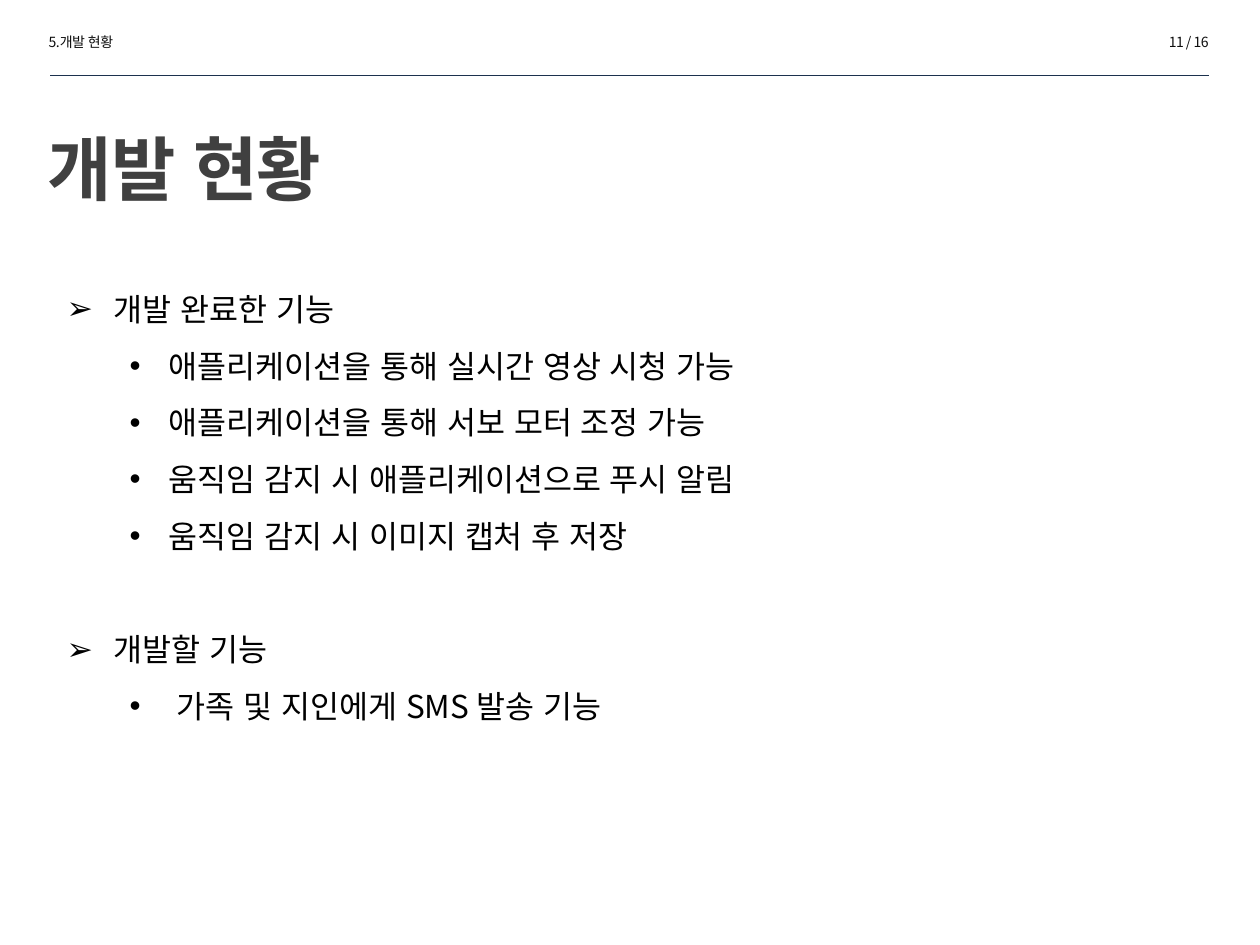
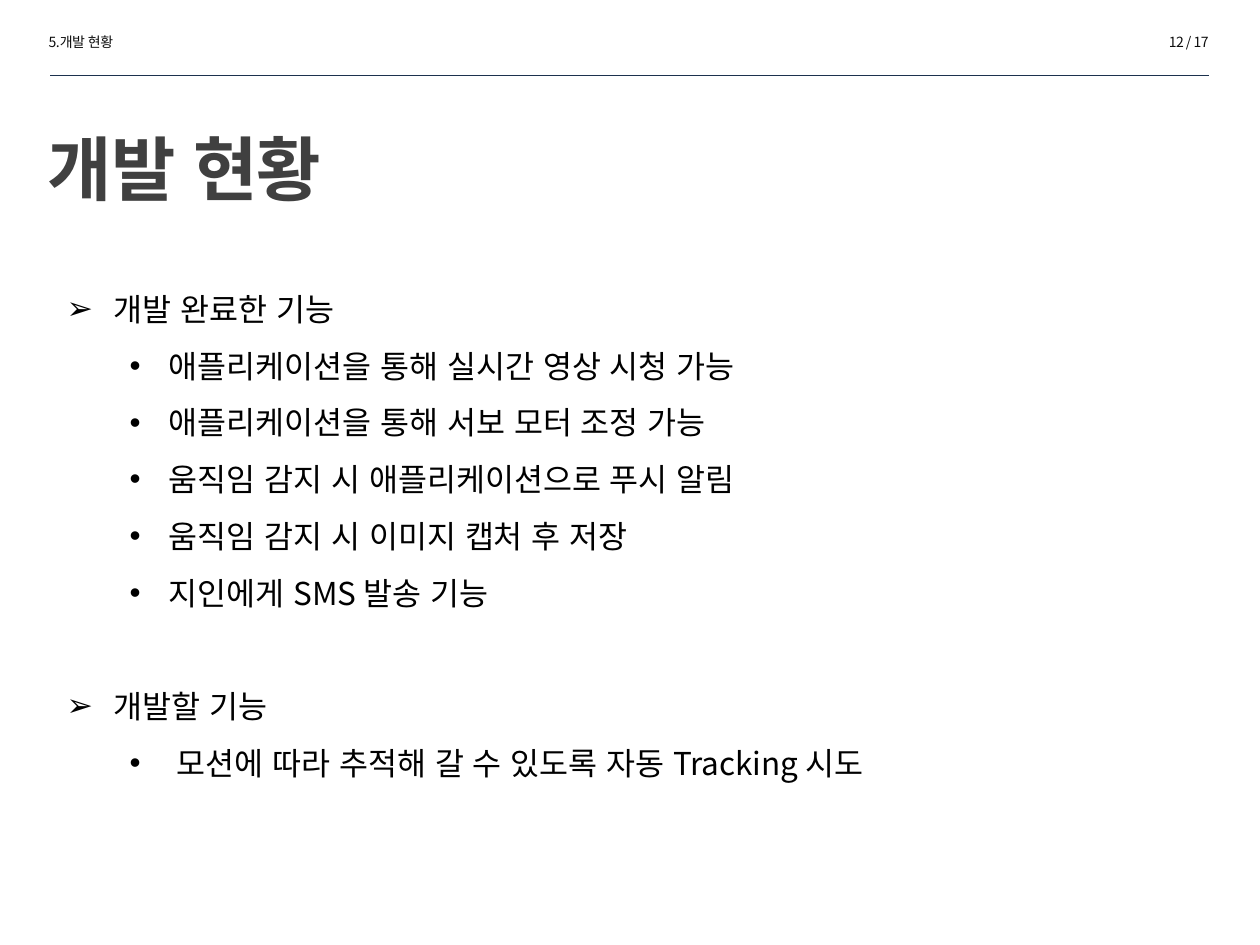
Before and after one commit to dlalscjf94/MinjeongLee, a slide deck: slide 12 of 프로토타입4-10(이민철,민준호,정재훈).pptx (slide 11 before the commit). Drawn at 1260x945 pixels with LibreOffice and Linux fonts; fonts in the diff are those of the drawing. Boxes give left, top, right and bottom in pixels: in the first picture for what was removed or moved away, otherwise in the second. Text is boxed around its words. In the diff, an @@ line names an element or a change of style, - is before the commit and + after.

```diff
--- a/프로토타입4-10(이민철,민준호,정재훈).pptx
+++ b/프로토타입4-10(이민철,민준호,정재훈).pptx
@@ page number at (1169,36,1209,47): text changed @@
-11 / 16
+12 / 17
@@ text at (169,579,489,608): paragraph added @@
+  • 지인에게 SMS 발송 기능
@@ text at (177,749,864,783): text changed @@
-  • 가족 및 지인에게 SMS 발송 기능
+  • 모션에 따라 추적해 갈 수 있도록 자동 Tracking 시도
```
Also in this commit, not shown: 1 slide added, 5 other files.
